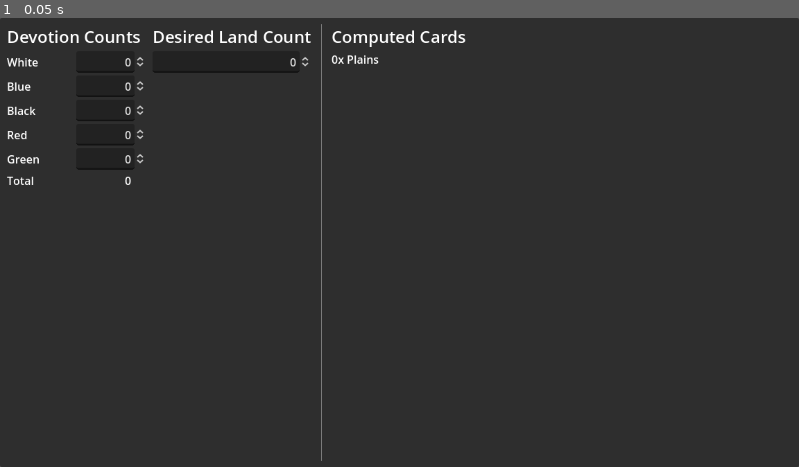
Above: before the commit, frame 1.
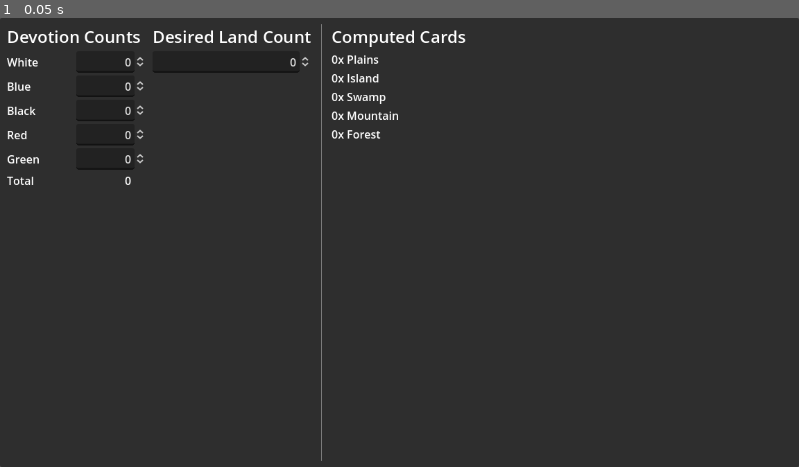
Above: after the commit, the same moment.

Repository: phrasmotica/mtg-helper
Game: Godot game, scene res://scenes/land_calculator.tscn
The game is run twice, just before and just after one commit, with the same random seed, the same clock (stepped at 60 frames per second) and the same inputs.
Inputs:
- Up to frame 1 (0.05 s): no input

The runs differ from the first frame. In frame 1, 0.3% of the frame differs, in the area x 41-50%, y 12-27%.

Commit message:
Implement logic for computing the number of basic lands required

Diff:
--- a/scenes/computed_cards.tscn
+++ b/scenes/computed_cards.tscn
@@ -1,15 +1,40 @@
-[gd_scene load_steps=2 format=3 uid="uid://bxdd4iggnpfew"]
+[gd_scene load_steps=3 format=3 uid="uid://bxdd4iggnpfew"]
 
 [ext_resource type="PackedScene" uid="uid://bnvabli4di384" path="res://scenes/land_amount_label.tscn" id="1_cynjq"]
+[ext_resource type="Script" path="res://scripts/computed_cards.gd" id="1_kmmji"]
 
 [node name="ComputedCards" type="VBoxContainer"]
 custom_minimum_size = Vector2(200, 0)
+script = ExtResource("1_kmmji")
+land_amount_labels = {
+"b": NodePath("LandAmountLabelSwamp"),
+"g": NodePath("LandAmountLabelForest"),
+"r": NodePath("LandAmountLabelMountain"),
+"u": NodePath("LandAmountLabelIsland"),
+"w": NodePath("LandAmountLabelPlains")
+}
 
 [node name="CardsHeader" type="Label" parent="."]
 layout_mode = 2
 theme_override_font_sizes/font_size = 24
 text = "Computed Cards"
 
-[node name="PlainsAmountLabel" parent="." instance=ExtResource("1_cynjq")]
+[node name="LandAmountLabelPlains" parent="." instance=ExtResource("1_cynjq")]
 layout_mode = 2
 land_name = "Plains"
+
+[node name="LandAmountLabelIsland" parent="." instance=ExtResource("1_cynjq")]
+layout_mode = 2
+land_name = "Island"
+
+[node name="LandAmountLabelSwamp" parent="." instance=ExtResource("1_cynjq")]
+layout_mode = 2
+land_name = "Swamp"
+
+[node name="LandAmountLabelMountain" parent="." instance=ExtResource("1_cynjq")]
+layout_mode = 2
+land_name = "Mountain"
+
+[node name="LandAmountLabelForest" parent="." instance=ExtResource("1_cynjq")]
+layout_mode = 2
+land_name = "Forest"
--- a/scenes/land_amount_label.tscn
+++ b/scenes/land_amount_label.tscn
@@ -10,4 +10,4 @@
 [node name="Label" type="Label" parent="."]
 unique_name_in_owner = true
 layout_mode = 2
-text = "0x Plains"
+text = "0x "
--- a/scenes/land_calculator.tscn
+++ b/scenes/land_calculator.tscn
@@ -43,3 +43,6 @@
 
 [node name="ComputedCards" parent="PanelContainer/MarginContainer/HBoxContainer" instance=ExtResource("3_wrttc")]
 layout_mode = 2
+
+[connection signal="devotion_changed" from="PanelContainer/MarginContainer/HBoxContainer/DevotionCounts" to="PanelContainer/MarginContainer/HBoxContainer/ComputedCards" method="_on_devotion_counts_devotion_changed"]
+[connection signal="count_changed" from="PanelContainer/MarginContainer/HBoxContainer/LandCount" to="PanelContainer/MarginContainer/HBoxContainer/ComputedCards" method="_on_land_count_count_changed"]
--- /dev/null
+++ b/scripts/computed_cards.gd
@@ -0,0 +1,31 @@
+@tool
+class_name ComputedCards extends VBoxContainer
+
+@export
+var land_amount_labels := {}
+
+var devotion_record: DevotionRecord
+var land_count: int = 0
+
+func _ready():
+	update_lands()
+
+func _on_devotion_counts_devotion_changed(dr: DevotionRecord):
+	devotion_record = dr
+	update_lands()
+
+func _on_land_count_count_changed(count: int):
+	land_count = count
+	update_lands()
+
+func update_lands():
+	if not devotion_record:
+		return
+
+	for k in land_amount_labels.keys():
+		var label: LandAmountLabel = get_node(land_amount_labels[k])
+
+		var proportion := devotion_record.get_proportion(k)
+		var amount = roundi(proportion * land_count)
+
+		label.amount = amount
--- a/scripts/devotion_record.gd
+++ b/scripts/devotion_record.gd
@@ -5,7 +5,16 @@
 func set_amount(key: String, amount: int):
     devotion_amounts[key] = amount
 
-func get_sum():
+func get_proportion(key: String) -> float:
+    if not devotion_amounts.has(key):
+        return 0
+
+    var amount: int = devotion_amounts[key]
+    var total := get_sum()
+
+    return amount / float(total)
+
+func get_sum() -> int:
     return devotion_amounts.values().reduce(sum)
 
 func sum(accum: int, num: int):
--- a/scripts/land_amount_label.gd
+++ b/scripts/land_amount_label.gd
@@ -19,6 +19,9 @@
 @onready
 var label: Label = %Label
 
+func _ready():
+	update_text()
+
 func update_text():
 	if label:
 		label.text = str(amount) + "x " + land_name
